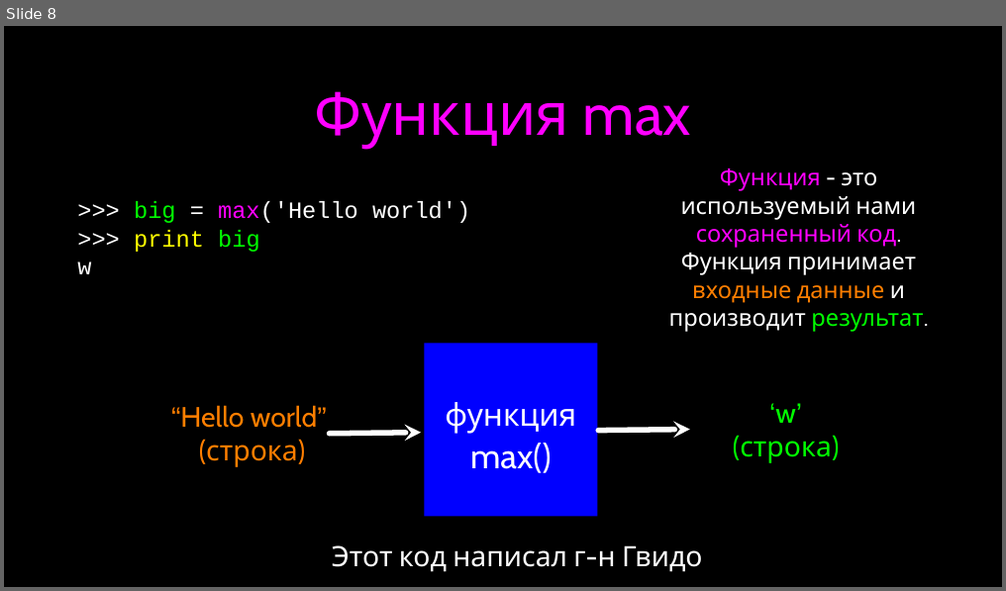
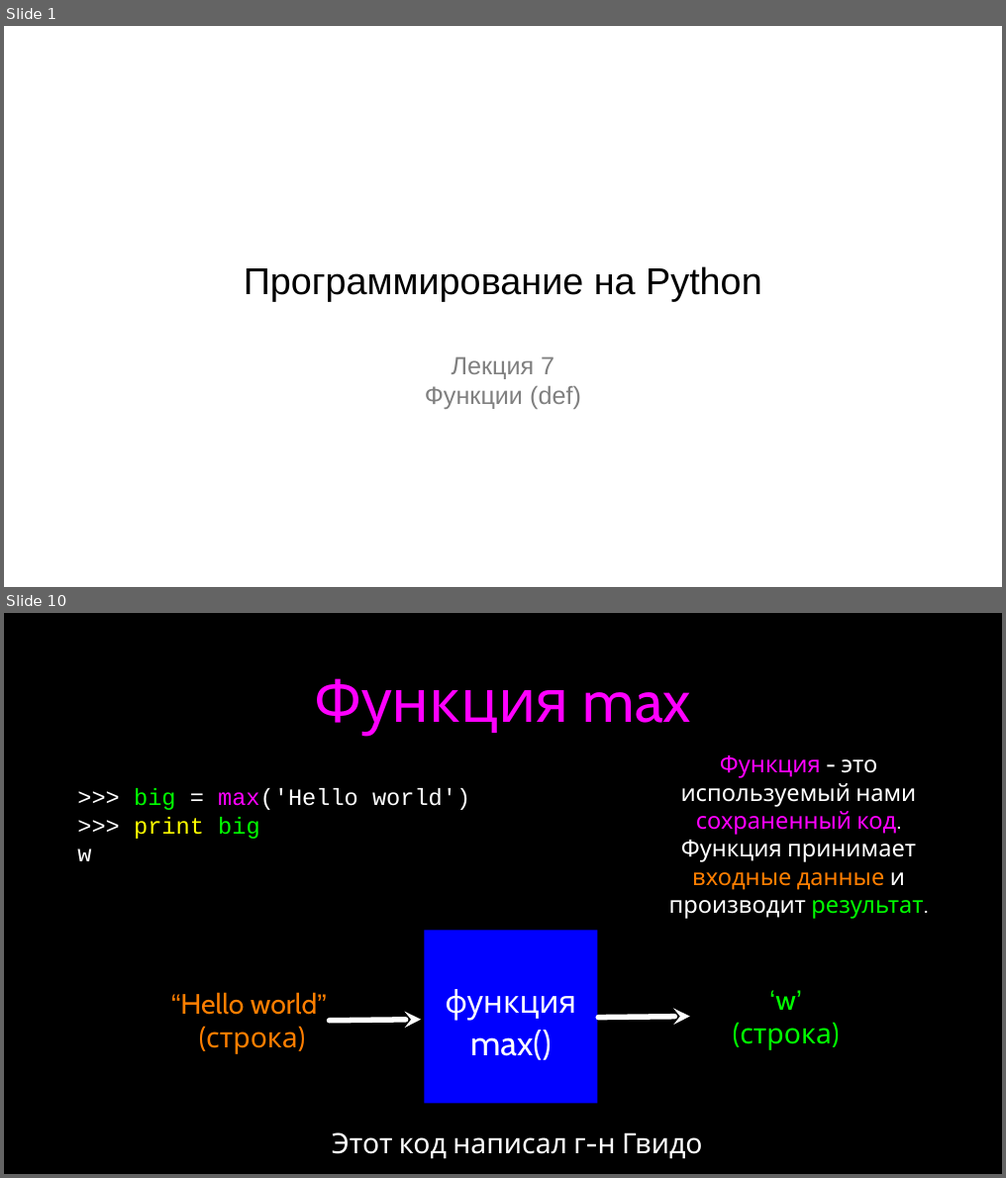
Before and after one commit to maxchv/LearnPython, a slide deck: week04/Functions.pptx. Shown one above the other, each under a label of ours: slide 8 before the commit, slides 1 and 10 after it; the slides between them are not shown. The pictures are 1006x591 and 1006x1178 pixels, drawn with LibreOffice and Linux fonts; fonts in the diff are those of the drawing. Boxes give left, top, right and bottom in pixels: in the first picture for what was removed or moved away, otherwise in the second. Text is boxed around its words. In the diff, an @@ line names an element or a change of style, - is before the commit and + after.

```diff
--- a/week04/Functions.pptx
+++ b/week04/Functions.pptx
@@ slide 1 added at (4,26,1002,587), background #FFFFFF @@
@@ title added at (244,267,762,301), 48 pt, text #000000 @@
+Программирование на Python
@@ subtitle added at (425,357,581,409), 32 pt, text #808080 @@
+Лекция 7
+Функции (def)
@@ what was slide 8 is now slide 10 @@
```
Also in this commit, not shown: 6 slides changed, 2 other slides added, 1 slide removed.
